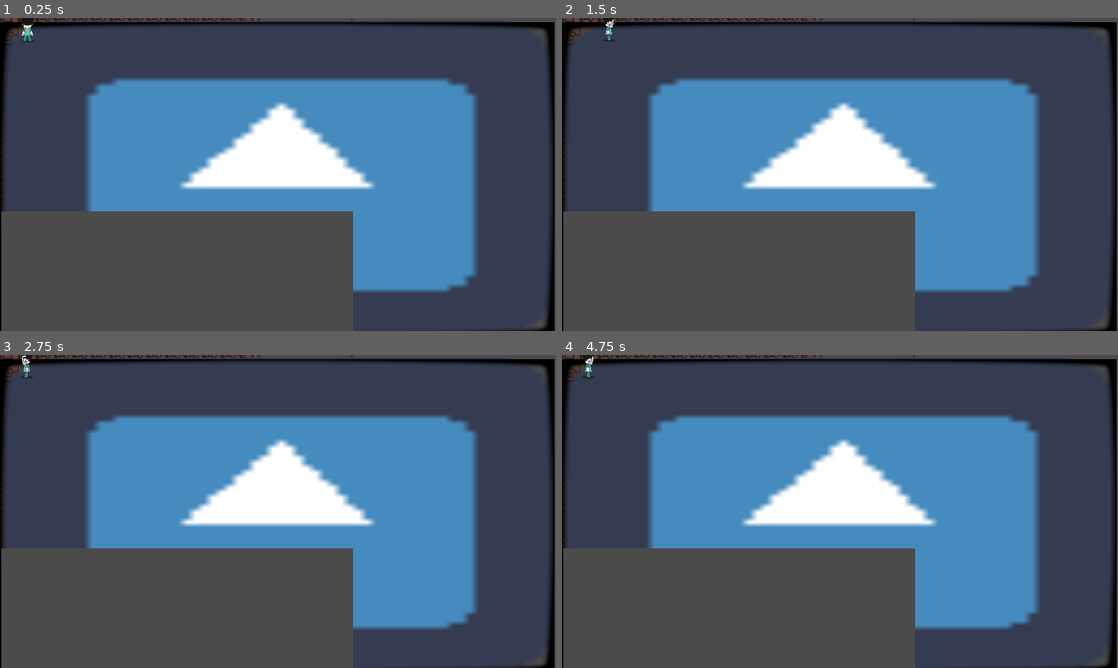
Above: before the commit, frames 1-4 (two rows, left to right).
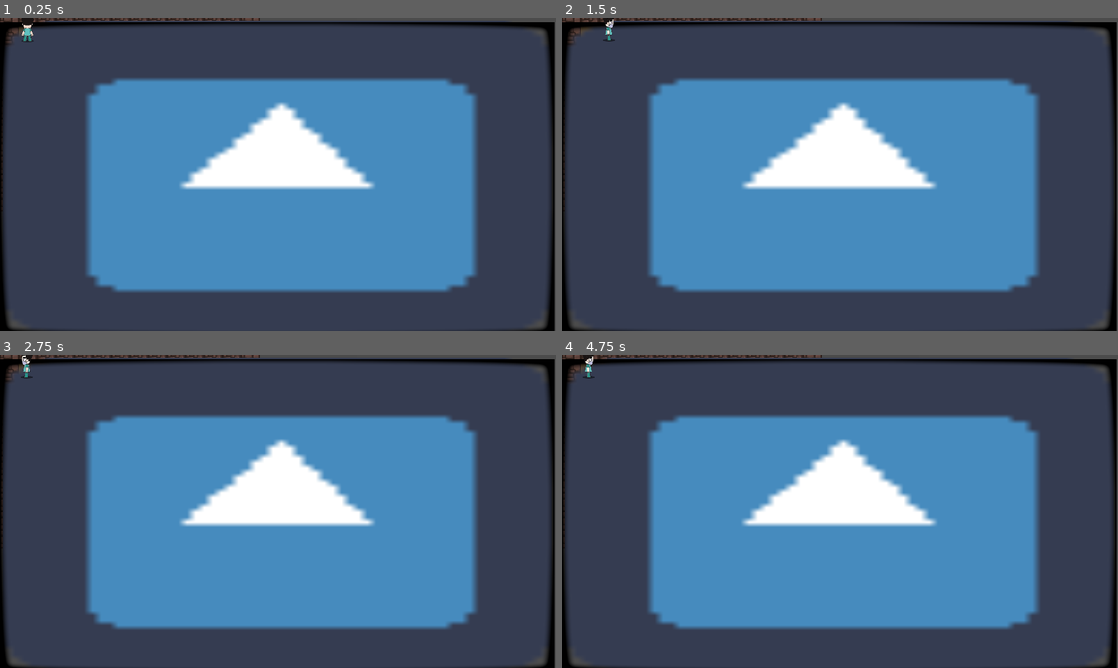
Above: after the commit, the same moments.

Repository: GaEsRaRe/UPCGameJam2018
Game: Godot game, scene res://Scenes/1-5.tscn
Two runs of this game, one before a commit and one after it. Both use one fixed random seed, a clock stepped at 60 frames per second and the inputs below. This scene is started directly instead of the project's main scene. The engine's default icon, where the game draws it, is replaced by a stand-in: a white triangle on a blue panel in a dark square.
Inputs:
- Up to frame 1 (0.25 s): no input
- Up to frame 2 (1.5 s): tap Enter at 0.5 s; hold Right (ui_right) from 0.53 s (still down); tap Up (ui_up) at 0.77 s; tap Space at 1.25 s
- Up to frame 3 (2.75 s): tap Up (ui_up) at 1.52 s; tap Enter at 2 s; release Right (ui_right) at 2.03 s; hold Left (ui_left) from 2.03 s (still down)
- Up to frame 4 (4.75 s): tap Space at 2.75, 4.25 s; release Left (ui_left) at 2.78 s; hold Right (ui_right) 2.78-4.28 s; tap Up (ui_up) at 3.02, 3.77, 4.52 s; tap Enter at 3.5 s; hold Left (ui_left) from 4.28 s (still down)

The runs differ from the first frame. In frame 1, 13% of the frame differs, in the area x 0-64%, y 0-100%; in frame 2, 13%; in frame 3, 13%; in frame 4, 13%.

Commit message:
Auto stash before merge of "master" and "origin/master"

Diff:
--- a/Scenes/1-5.tscn
+++ b/Scenes/1-5.tscn
@@ -147,24 +147,24 @@
 [node name="BlackZoneSprite" parent="BlackZone" index="0"]
 
 position = Vector2( -832, -513.802 )
-scale = Vector2( 4.88648, 9.90043 )
+scale = Vector2( 5.20782, 9.90043 )
 
-[node name="Screen" parent="." index="21" instance=ExtResource( 9 )]
+[node name="BlackZone2" parent="." index="21" instance=ExtResource( 8 )]
+
+position = Vector2( 259.803, 384.284 )
+
+[node name="BlackZoneSprite" parent="BlackZone2" index="0"]
+
+position = Vector2( -1990.7, 328.132 )
+scale = Vector2( 19.1779, -7.12706 )
+
+[node name="Screen" parent="." index="22" instance=ExtResource( 9 )]
 
 margin_left = -1719.0
 margin_top = -403.0
 margin_right = 178.0
 margin_bottom = 682.0
 
-[node name="BlackZone2" parent="." index="22" instance=ExtResource( 8 )]
-
-position = Vector2( 259.803, 384.284 )
-
-[node name="BlackZoneSprite" parent="BlackZone2" index="0"]
-
-position = Vector2( -1982.33, 315.699 )
-scale = Vector2( 18.9599, -6.9328 )
-
 
 [editable path="BlackZone"]
 [editable path="BlackZone2"]
